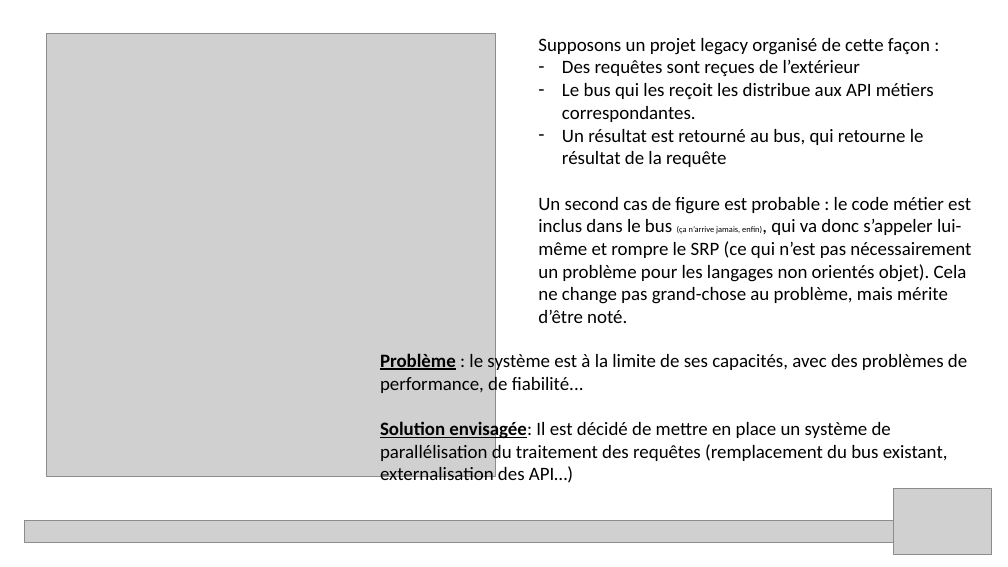
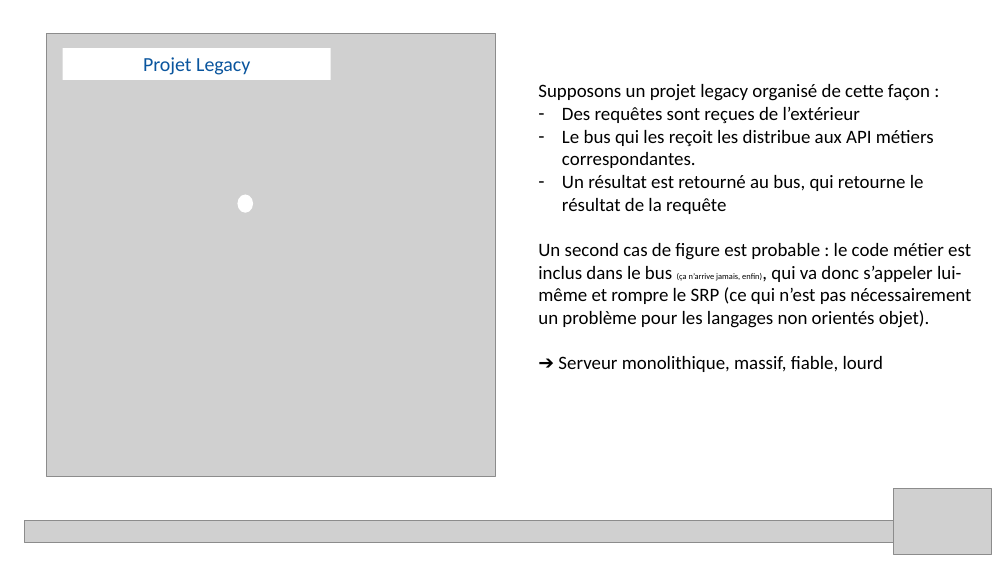
Before and after one commit to acaillol/SpeakUp-ApiShadowing, a slide deck: slide 5 of Speak'up API shadowing.pptx. Drawn at 1008x567 pixels with LibreOffice and Linux fonts; fonts in the diff are those of the drawing; grey boxes stand for pictures. Boxes give left, top, right and bottom in pixels: in the first picture for what was removed or moved away, otherwise in the second. Text is boxed around its words. In the diff, an @@ line names an element or a change of style, - is before the commit and + after.

Commit message:
Ajout des possibilités d'évolution du serveur, avec les avantages et inconvénients

```diff
--- a/Speak'up API shadowing.pptx
+++ b/Speak'up API shadowing.pptx
@@ rectangle added at <box>63,48,331,80</box>, fill #FFFFFF, 19 pt, text #0A559E @@
+Projet Legacy
@@ text "Supposons un projet legacy organisé ...": place and size @@
-text "Supposons un projet legacy organisé ..." at <box>538,38,971,323</box>
+text "Supposons un projet legacy organisé ..." at <box>538,84,971,372</box>
@@ ellipse added at <box>238,195,253,212</box>, fill #FFFFFF, outline #FFFFFF 1 pt @@
@@ text at <box>538,243,971,372</box>: text changed @@
-Un second cas de figure est probable : le code métier est inclus dans le bus (ça n’arrive jamais, enfin), qui va donc s’appeler lui-même et rompre le SRP (ce qui n’est pas nécessairement un problème pour les langages non orientés objet). Cela ne change pas grand-chose au problème, mais mérite d’être noté.
+Un second cas de figure est probable : le code métier est inclus dans le bus (ça n’arrive jamais, enfin), qui va donc s’appeler lui-même et rompre le SRP (ce qui n’est pas nécessairement un problème pour les langages non orientés objet).
+➔ Serveur monolithique, massif, fiable, lourd
@@ text removed at <box>380,351,967,486</box> @@
-Problème : le système est à la limite de ses capacités, avec des problèmes de performance, de fiabilité...
-Solution envisagée: Il est décidé de mettre en place un système de parallélisation du traitement des requêtes (remplacement du bus existant, externalisation des API…)
```
Also in this commit, not shown: 7 slides added.
